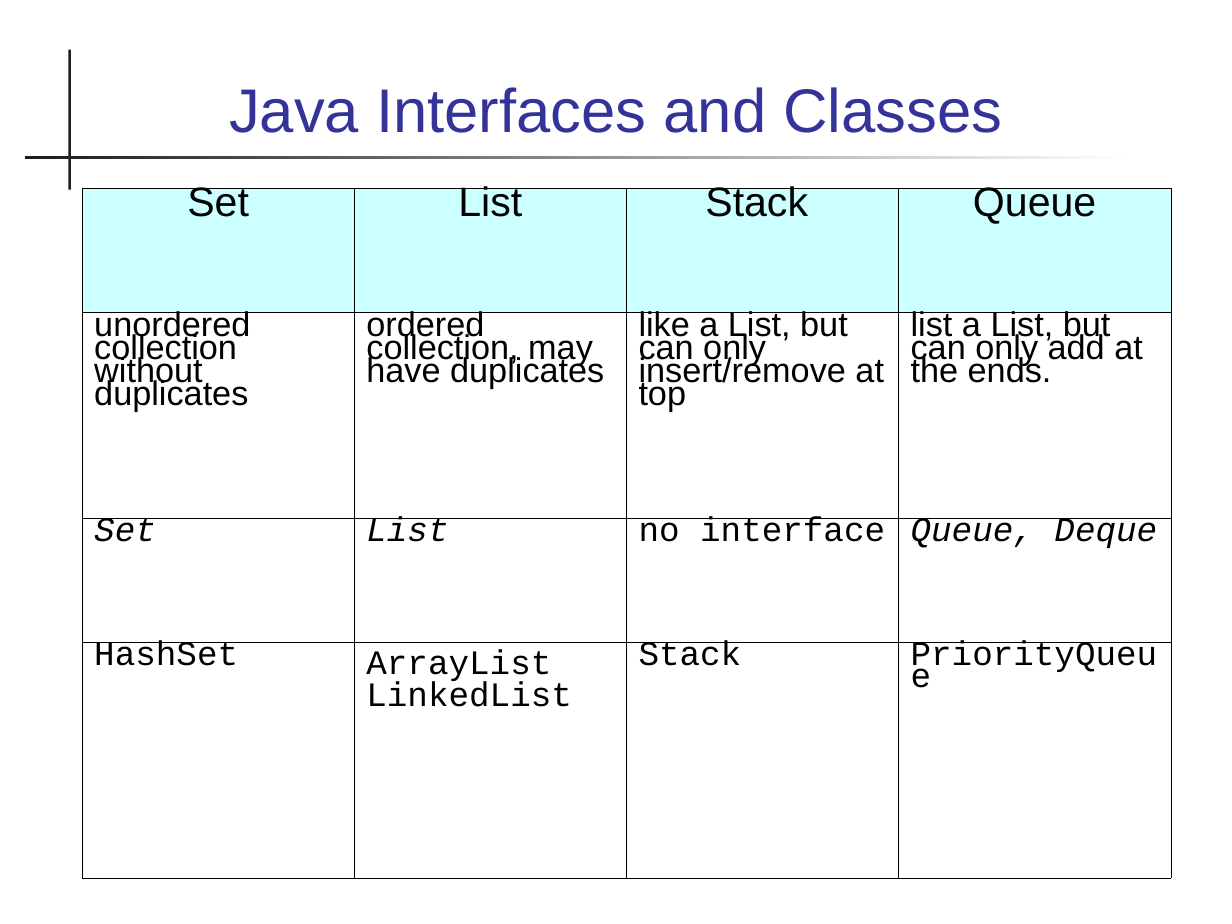
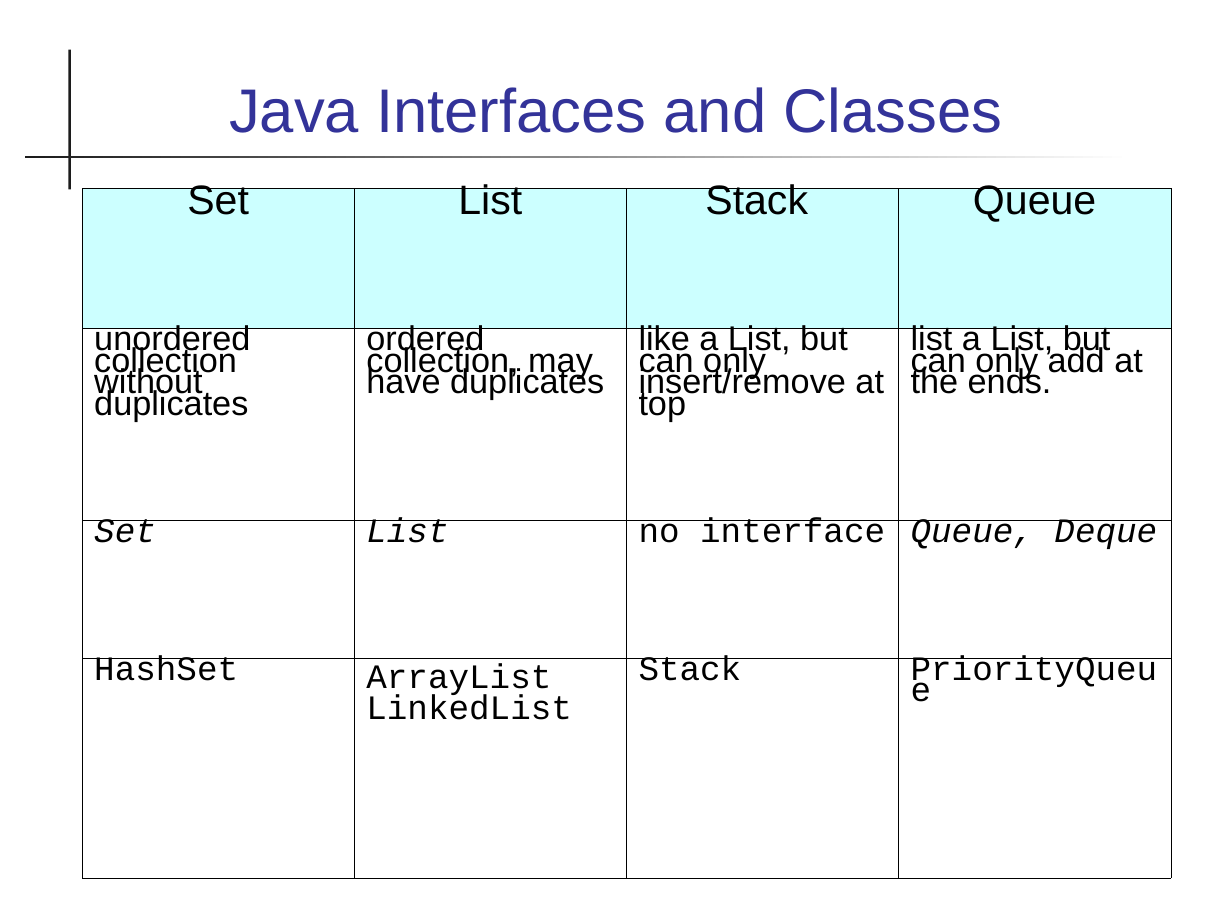
Before and after one commit to skeoop/skeoop.github.io, a slide deck: slide 4 of week4/Collections.ppt. Drawn at 1232x924 pixels with LibreOffice and Linux fonts; fonts in the diff are those of the drawing. Boxes give left, top, right and bottom in pixels: in the first picture for what was removed or moved away, otherwise in the second. Text is boxed around its words. In the diff, an @@ line names an element or a change of style, - is before the commit and + after.

```diff
--- a/week4/Collections.ppt
+++ b/week4/Collections.ppt
@@ table at (83, 188, 1172, 878) @@
@@ line spacing 0.6 to 0.56 @@
@@ line spacing 0.56 to 0.53 @@
@@ line spacing 0.84 to 0.79 @@
```
Also in this commit, not shown: 3 other slides changed, 2 slides added, 1 other file.
